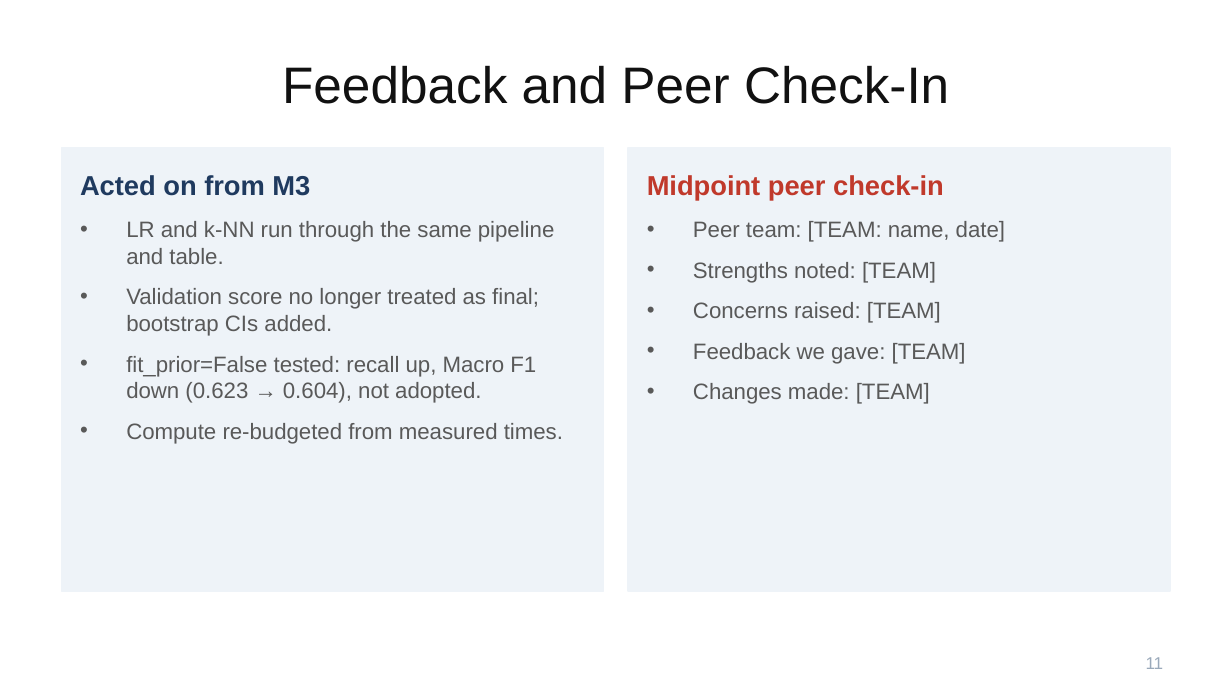
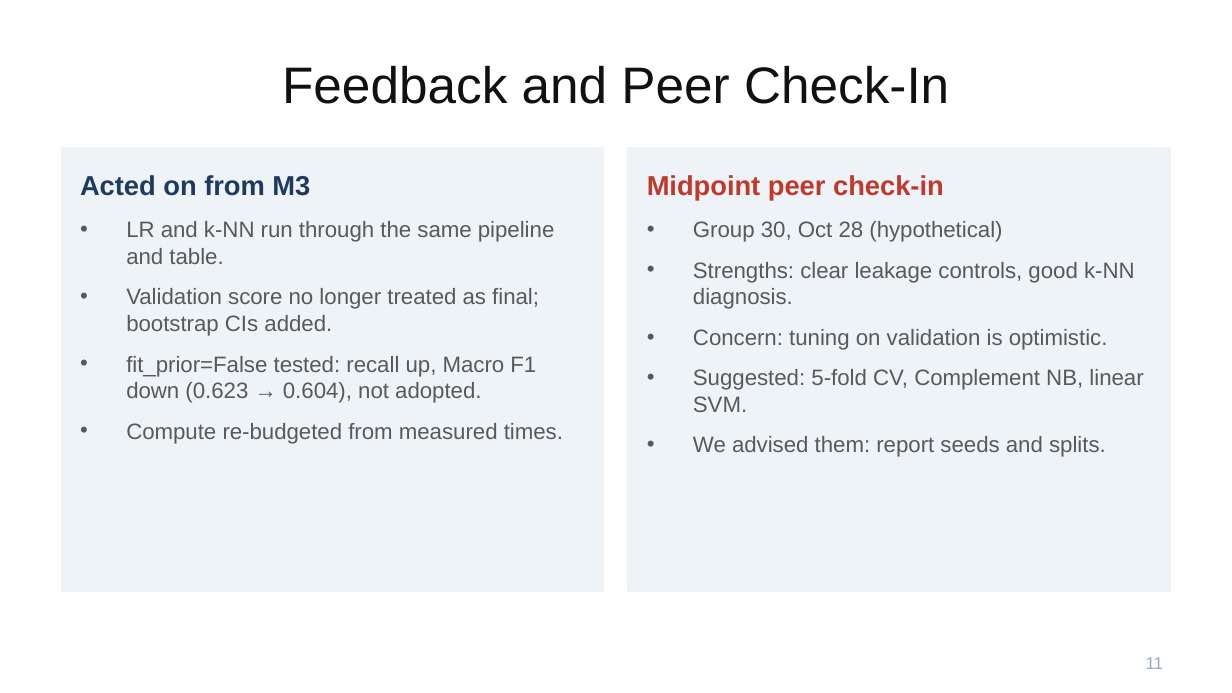
Before and after one commit to KevinThomasOTU/MachineLearningProject, a slide deck: slide 11 of cfpb-triage/m4_deliverables/M4_Progress_Presentation.pptx. Drawn at 1232x693 pixels with LibreOffice and Linux fonts; fonts in the diff are those of the drawing. Boxes give left, top, right and bottom in pixels: in the first picture for what was removed or moved away, otherwise in the second. Text is boxed around its words. In the diff, an @@ line names an element or a change of style, - is before the commit and + after.

```diff
--- a/cfpb-triage/m4_deliverables/M4_Progress_Presentation.pptx
+++ b/cfpb-triage/m4_deliverables/M4_Progress_Presentation.pptx
@@ text at box(693, 221, 1143, 457): text changed @@
-• Peer team: [TEAM: name, date]
-• Strengths noted: [TEAM]
-• Concerns raised: [TEAM]
-• Feedback we gave: [TEAM]
-• Changes made: [TEAM]
+• Group 30, Oct 28 (hypothetical)
+• Strengths: clear leakage controls, good k-NN diagnosis.
+• Concern: tuning on validation is optimistic.
+• Suggested: 5-fold CV, Complement NB, linear SVM.
+• We advised them: report seeds and splits.
```
Also in this commit, not shown: 5 other slides changed, 2 other files.
